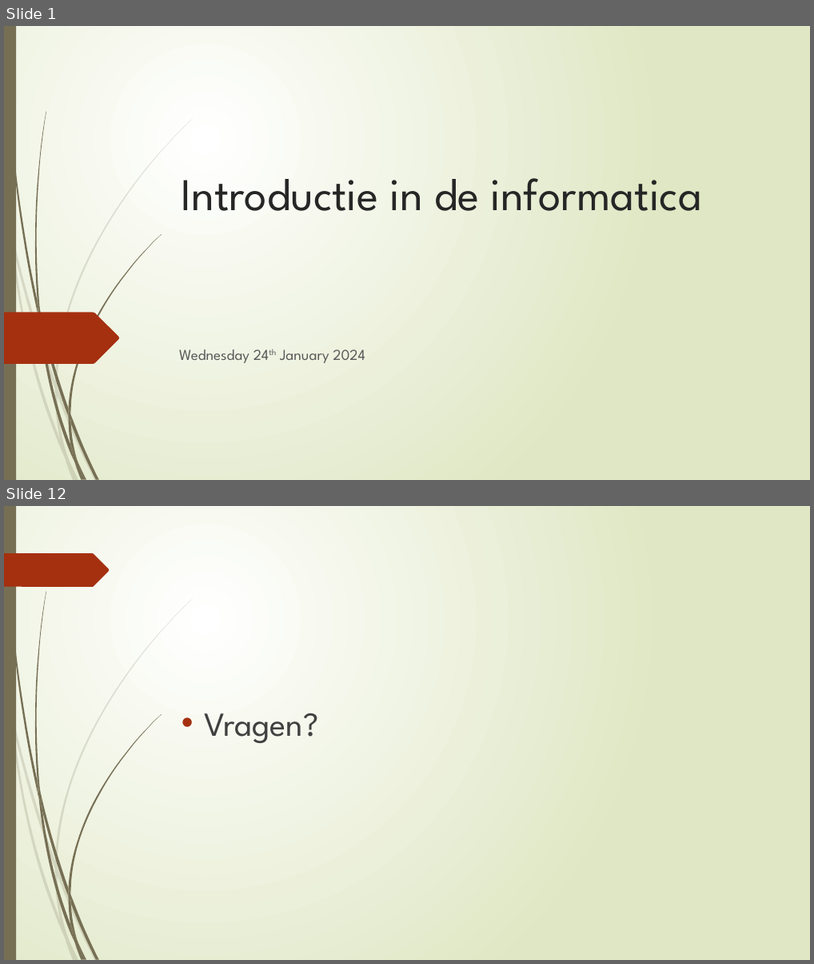
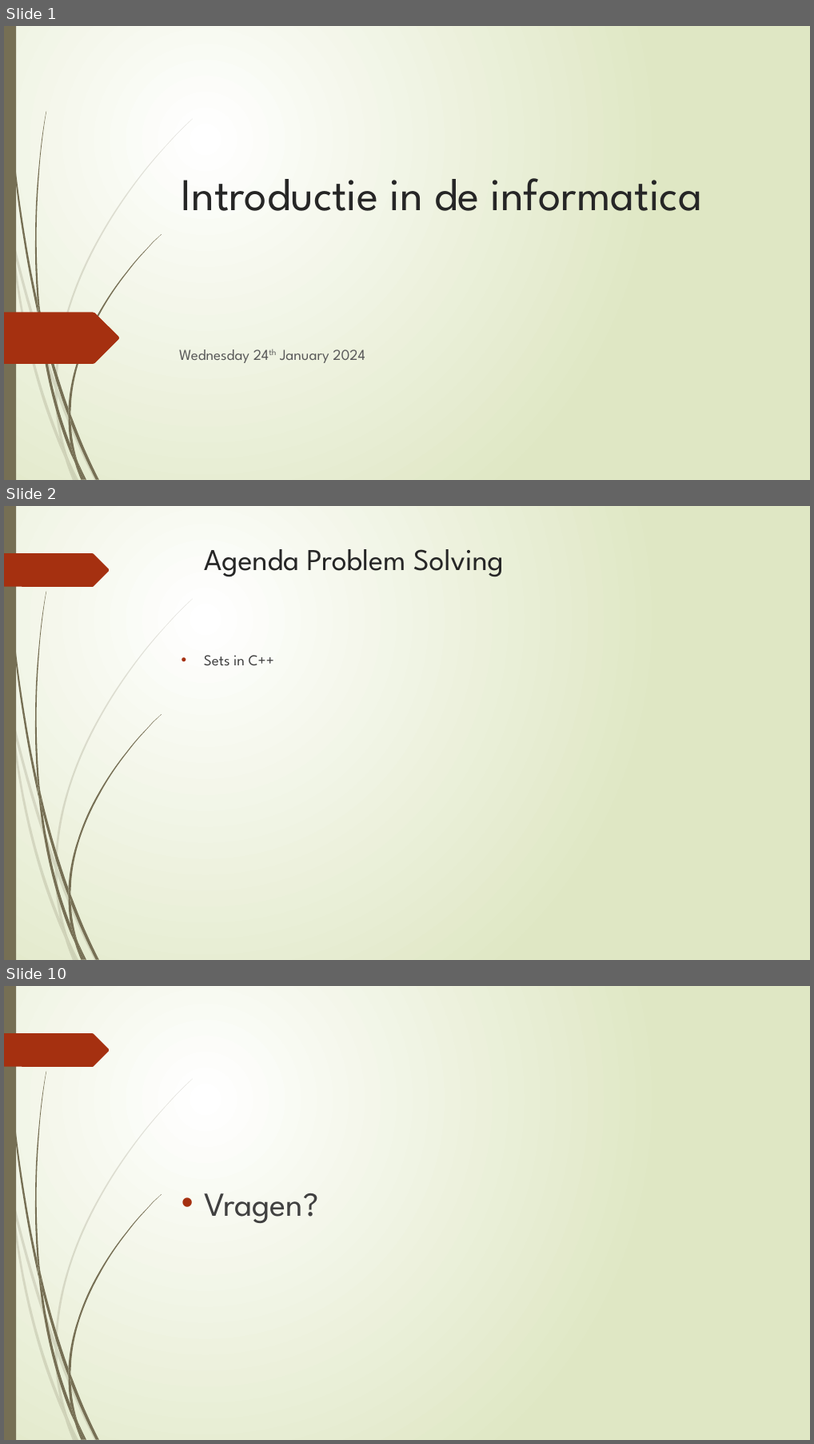
Before and after one commit to widjesh/Inleiding-in-de-Informatica, a slide deck: slides/24th Jan 2024.pptx. Shown one above the other, each under a label of ours: slides 1 and 12 before the commit, slides 1, 2 and 10 after it; the slides between them are not shown. The pictures are 814x964 and 814x1444 pixels, drawn with LibreOffice and Linux fonts; fonts in the diff are those of the drawing. Boxes give left, top, right and bottom in pixels: in the first picture for what was removed or moved away, otherwise in the second. Text is boxed around its words. In the diff, an @@ line names an element or a change of style, - is before the commit and + after.

```diff
--- a/slides/24th Jan 2024.pptx
+++ b/slides/24th Jan 2024.pptx
@@ slide 2 added at bbox=[4, 506, 810, 960], background gradient #FFFFFF to #DFE8C4; not listed: 24 template elements that a slide beside it also shows @@
@@ title added at bbox=[204, 549, 504, 577], 36 pt, text #262626 @@
+Agenda Problem Solving
@@ text added at bbox=[204, 655, 274, 665], 18 pt, text #404040 @@
+• Sets in C++
@@ what was slide 12 is now slide 10 @@
```
Also in this commit, not shown: 7 other slides added, 10 slides removed.
